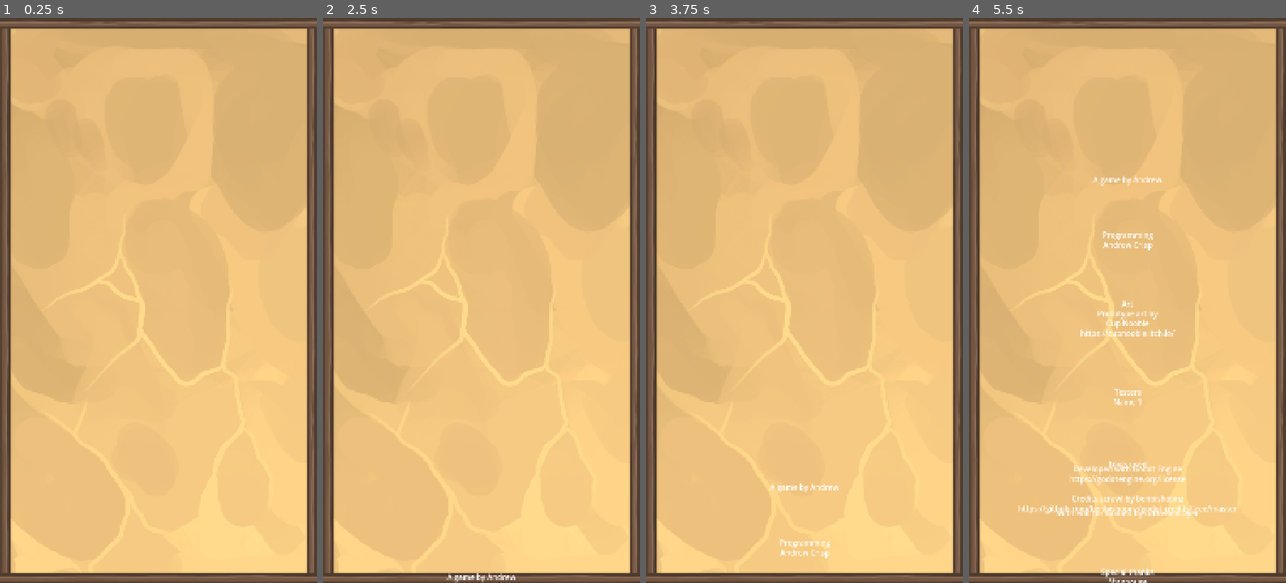
Above: before the commit, frames 1-4 (left to right).
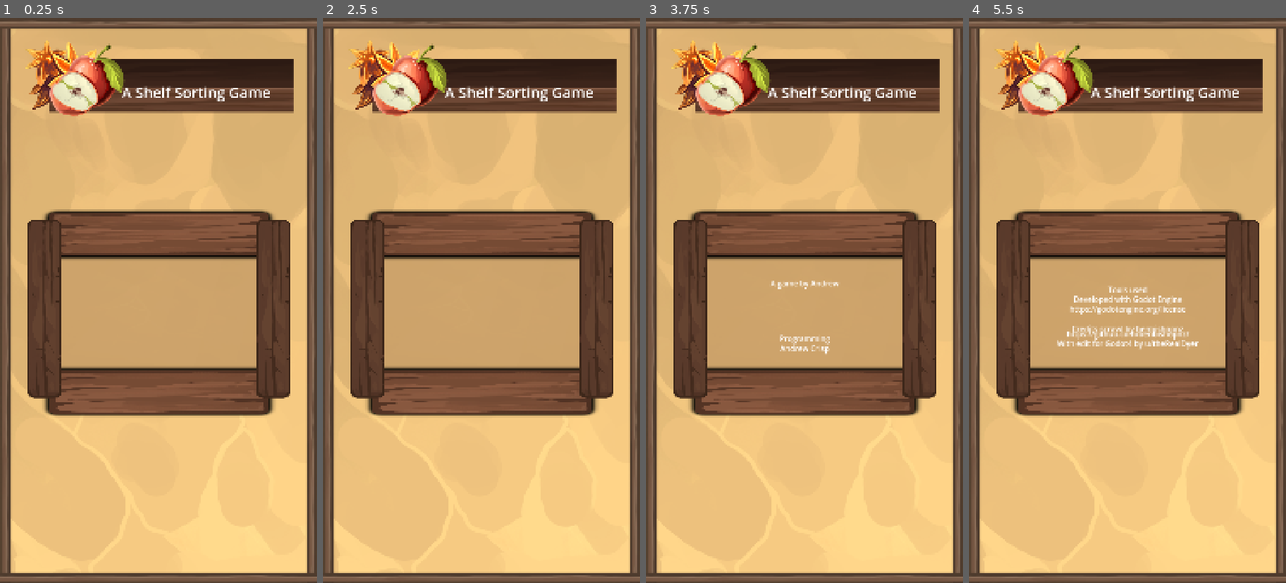
Above: after the commit, the same moments.

Repository: andrewcrisp/shelfsortinggame
Game: Godot game, scene res://scenes/levels/special/about.tscn
Two runs of this game, one before a commit and one after it. Both use one fixed random seed, a clock stepped at 60 frames per second and the inputs below. This scene is started directly instead of the project's main scene.
Inputs (mouse positions are in pixels of both pictures, inside the frame that each line leads up to):
- Up to frame 1 (0.25 s): no input
- Up to frame 2 (2.5 s): tap Enter at 0.5, 2 s; move the mouse to (551, 272) at 0.52 s; click (551, 272) at 0.67 s; tap Space at 1.25 s; drag from (418, 328) to (465, 413) at 1.27 s; move the mouse to (513, 176) at 2.02 s
- Up to frame 3 (3.75 s): drag from (788, 413) to (709, 215) at 2.77 s; move the mouse to (899, 385) at 3.52 s; hold Down (ui_down) from 3.53 s (still down)
- Up to frame 4 (5.5 s): release Down (ui_down) at 4.25 s; drag from (1032, 215) to (1079, 159) at 4.27 s; move the mouse to (1143, 300) at 5.02 s; hold Down (ui_down) from 5.03 s (still down); click (1143, 300) at 5.17 s

The runs differ from the first frame. In frame 1, 38% of the frame differs, in the area x 8-93%, y 4-71%; in frame 2, 38%; in frame 3, 38%; in frame 4, 39%, in the area x 8-93%, y 4-100%.

Commit message:
Polish the credits with a frame

Diff:
--- a/scenes/levels/special/about.tscn
+++ b/scenes/levels/special/about.tscn
@@ -1,13 +1,23 @@
-[gd_scene load_steps=4 format=3 uid="uid://ccs0onn1wjpym"]
+[gd_scene load_steps=8 format=3 uid="uid://ccs0onn1wjpym"]
 
 [ext_resource type="Script" uid="uid://ceb6u228ag6ag" path="res://scripts/about.gd" id="1_20wyb"]
+[ext_resource type="PackedScene" uid="uid://duu4i61jd05wk" path="res://scenes/menus/start_screen.tscn" id="2_c2fn5"]
 [ext_resource type="PackedScene" uid="uid://be7fbaw21lj7s" path="res://scenes/menus/menu_background.tscn" id="2_c5lyi"]
+[ext_resource type="Texture2D" uid="uid://bowj3gehqhwo5" path="res://assets/decor/s_t_02.png" id="3_b6uca"]
+[ext_resource type="Texture2D" uid="uid://ry81kr58g4kr" path="res://assets/decor/s_11.png" id="4_qnn82"]
+[ext_resource type="Texture2D" uid="uid://bt1kwmmtvcgb5" path="res://assets/decor/s_t_06.PNG" id="5_qnn82"]
 
 [sub_resource type="LabelSettings" id="LabelSettings_20wyb"]
 font_size = 26
 
 [node name="GodotCredits" type="Node2D"]
 script = ExtResource("1_20wyb")
+
+[node name="StartScreen" parent="." instance=ExtResource("2_c2fn5")]
+offset_left = 540.0
+offset_top = 200.0
+offset_right = 540.0
+offset_bottom = 200.0
 
 [node name="ColorRect" type="ColorRect" parent="."]
 anchors_preset = 15
@@ -20,20 +30,54 @@
 anchors_preset = 15
 anchor_right = 1.0
 anchor_bottom = 1.0
+offset_top = 737.0
 offset_right = 1080.0
-offset_bottom = 1920.0
+offset_bottom = 1237.0
 grow_horizontal = 2
 grow_vertical = 2
 
 [node name="Line" type="Label" parent="CreditsContainer"]
 layout_mode = 0
 anchor_right = 1.0
-offset_top = 1930.0
-offset_bottom = 1953.0
+offset_bottom = 36.0
 size_flags_horizontal = 3
-text = "Credits line"
 label_settings = SubResource("LabelSettings_20wyb")
 horizontal_alignment = 1
+
+[node name="Frame" type="Control" parent="CreditsContainer"]
+anchors_preset = 0
+offset_right = 40.0
+offset_bottom = 40.0
+
+[node name="Frame_top" type="Sprite2D" parent="CreditsContainer/Frame"]
+z_index = 1
+position = Vector2(540, 0)
+scale = Vector2(1, 0.5)
+texture = ExtResource("4_qnn82")
+
+[node name="Frame_bottom" type="Sprite2D" parent="CreditsContainer/Frame"]
+z_index = 1
+position = Vector2(540, 530)
+rotation = -3.14159
+scale = Vector2(1, 0.5)
+texture = ExtResource("4_qnn82")
+
+[node name="Frame_right" type="Sprite2D" parent="CreditsContainer/Frame"]
+z_index = 4
+position = Vector2(930, 250)
+rotation = 1.5708
+texture = ExtResource("3_b6uca")
+
+[node name="Frame_left" type="Sprite2D" parent="CreditsContainer/Frame"]
+z_index = 4
+position = Vector2(150, 250)
+rotation = 1.5708
+texture = ExtResource("3_b6uca")
+
+[node name="Parchment" type="Sprite2D" parent="CreditsContainer"]
+position = Vector2(540, 238)
+scale = Vector2(1, 0.5)
+texture = ExtResource("5_qnn82")
 
 [node name="Background" parent="." instance=ExtResource("2_c5lyi")]
 size_flags_horizontal = 3
--- a/scenes/menus/menu_background.tscn
+++ b/scenes/menus/menu_background.tscn
@@ -1,7 +1,5 @@
-[gd_scene load_steps=4 format=3 uid="uid://be7fbaw21lj7s"]
+[gd_scene load_steps=2 format=3 uid="uid://be7fbaw21lj7s"]
 
-[ext_resource type="Texture2D" uid="uid://ci7p0vd0eiimh" path="res://assets/backgrounds/bg_04.png" id="1_d58y2"]
-[ext_resource type="Texture2D" uid="uid://cx35gqq4oogfh" path="res://assets/backgrounds/bg_02.PNG" id="2_rhrir"]
 [ext_resource type="Texture2D" uid="uid://lhr7g30bvf3u" path="res://assets/backgrounds/Background1.png" id="3_rhrir"]
 
 [node name="Background" type="Control"]
@@ -9,19 +7,6 @@
 layout_mode = 3
 anchors_preset = 0
 
-[node name="Bg04" type="Sprite2D" parent="."]
-visible = false
-z_index = -2
-position = Vector2(534, 974)
-rotation = 1.5708
-texture = ExtResource("1_d58y2")
-
-[node name="Bg02" type="Sprite2D" parent="."]
-visible = false
-z_index = -1
-position = Vector2(579, 1007)
-texture = ExtResource("2_rhrir")
-
 [node name="Background" type="Sprite2D" parent="."]
 position = Vector2(540, 960)
 texture = ExtResource("3_rhrir")
--- a/scripts/about.gd
+++ b/scripts/about.gd
@@ -30,7 +30,11 @@
 		"Art",
 		"Prototype art by",
 		"Cup Nooble",
-		"https://cupnooble.itch.io/"
+		"https://cupnooble.itch.io/",
+		"",
+		"Final art by",
+		"A-ravlik",
+		"https://www.artstation.com/a-ravlik/store"
 	],[
 		"Testers",
 		"Name 1"
@@ -40,7 +44,8 @@
 		"https://godotengine.org/license",
 		"",
 		"Credits scrawl by benbishopnz",
-		"https://github.com/benbishopnz/godot-credits/tree/master",
+		#"https://github.com/benbishopnz/godot-credits/tree/master",
+		"https://github.com/benbishopnz/",
 		"With edit for Godot4 by u/theRealDyer"
 	],[
 		"Special thanks",
@@ -49,6 +54,8 @@
 	]
 ]
 
+#func _ready() -> void:
+	#$CreditsContainer/Line.position.y = $CreditsContainer.position.y
 
 func _process(delta):
 	var scroll_speed = base_speed * delta
@@ -76,6 +83,7 @@
 	if lines.size() > 0:
 		for l in lines:
 			l.position.y -= scroll_speed
+			#if l.position.y < $CreditsContainer.global_position.y:
 			if l.position.y < -l.get_line_height():
 				lines.erase(l)
 				l.queue_free()
@@ -94,6 +102,7 @@
 	var new_line = line.duplicate()
 	new_line.text = section.pop_front()
 	lines.append(new_line)
+	new_line.position.y = $CreditsContainer.size.y
 	if curr_line == 0:
 		# new_line.add_color_override("font_color", title_color)
 		new_line.set("theme_override_colors/font_color", title_color)
